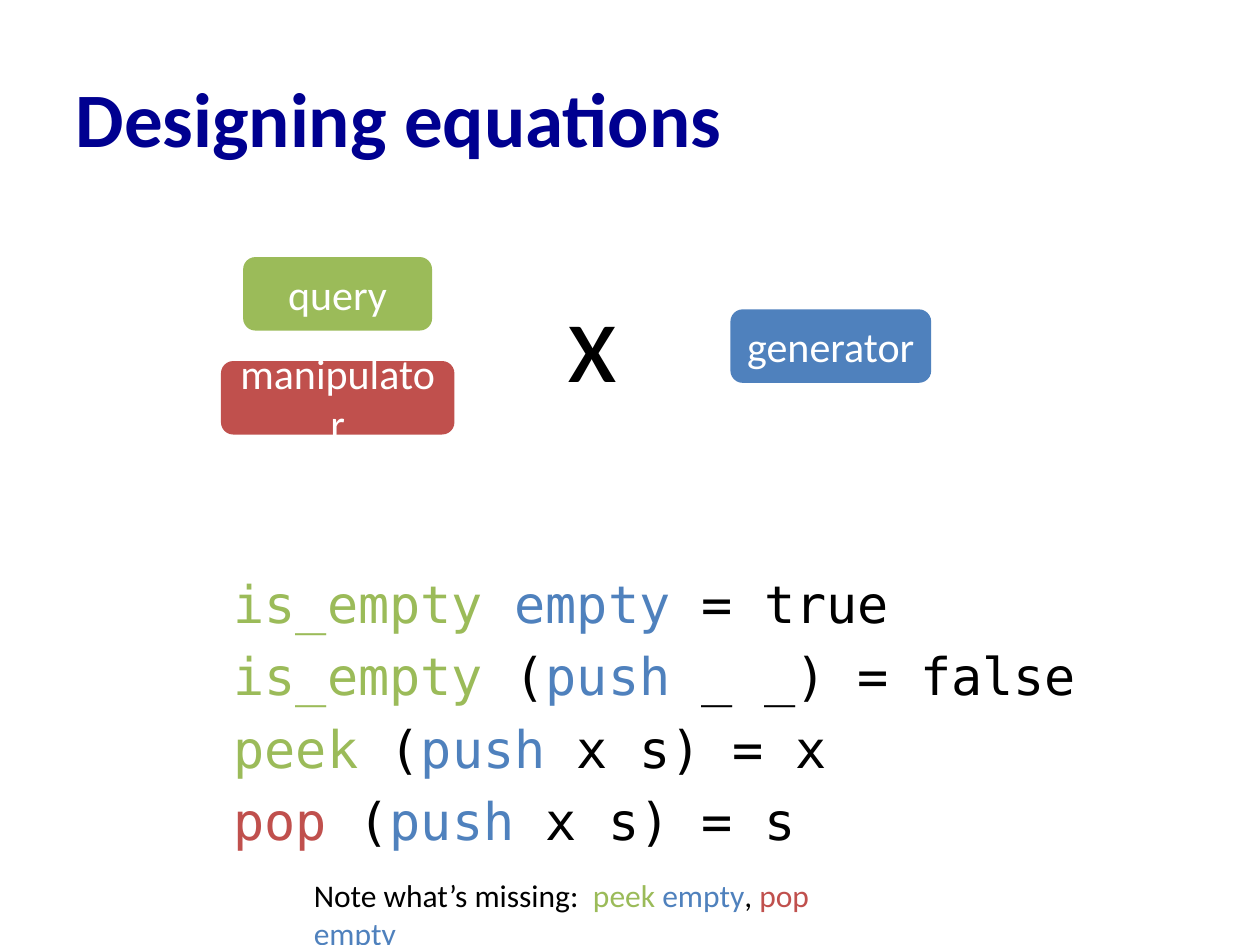
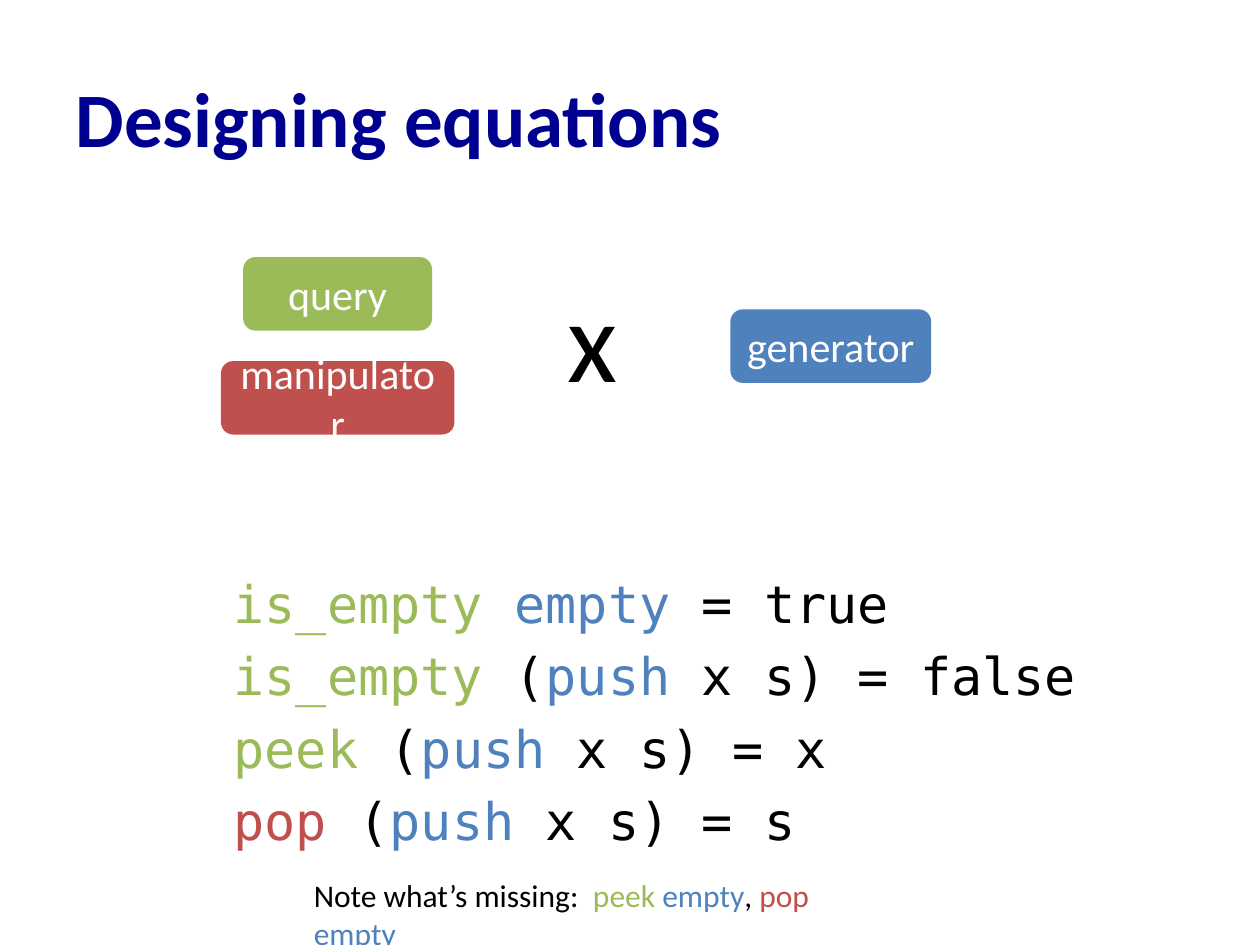
Before and after one commit to cs3110/materials-2019fa, a slide deck: slide 26 of 22-proofs3/lec.pptx (slide 25 before the commit). Drawn at 1260x945 pixels with LibreOffice and Linux fonts; fonts in the diff are those of the drawing. Boxes give left, top, right and bottom in pixels: in the first picture for what was removed or moved away, otherwise in the second. Text is boxed around its words. In the diff, an @@ line names an element or a change of style, - is before the commit and + after.

```diff
--- a/22-proofs3/lec.pptx
+++ b/22-proofs3/lec.pptx
@@ text at (234, 655, 1076, 706): text changed @@
-is_empty (push _ _) = false
+is_empty (push x s) = false
```
Also in this commit, not shown: 5 other slides changed, 1 other file.
